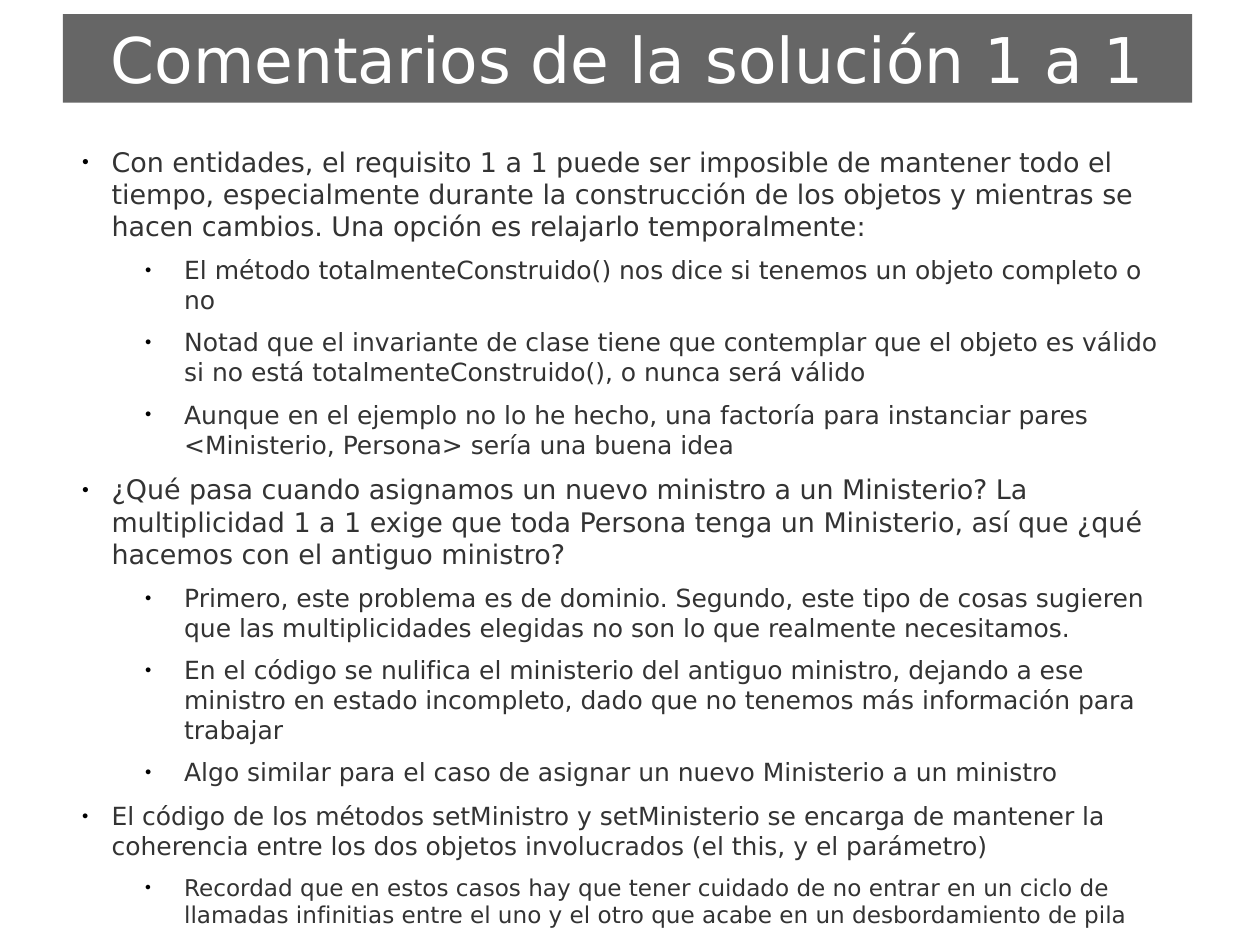
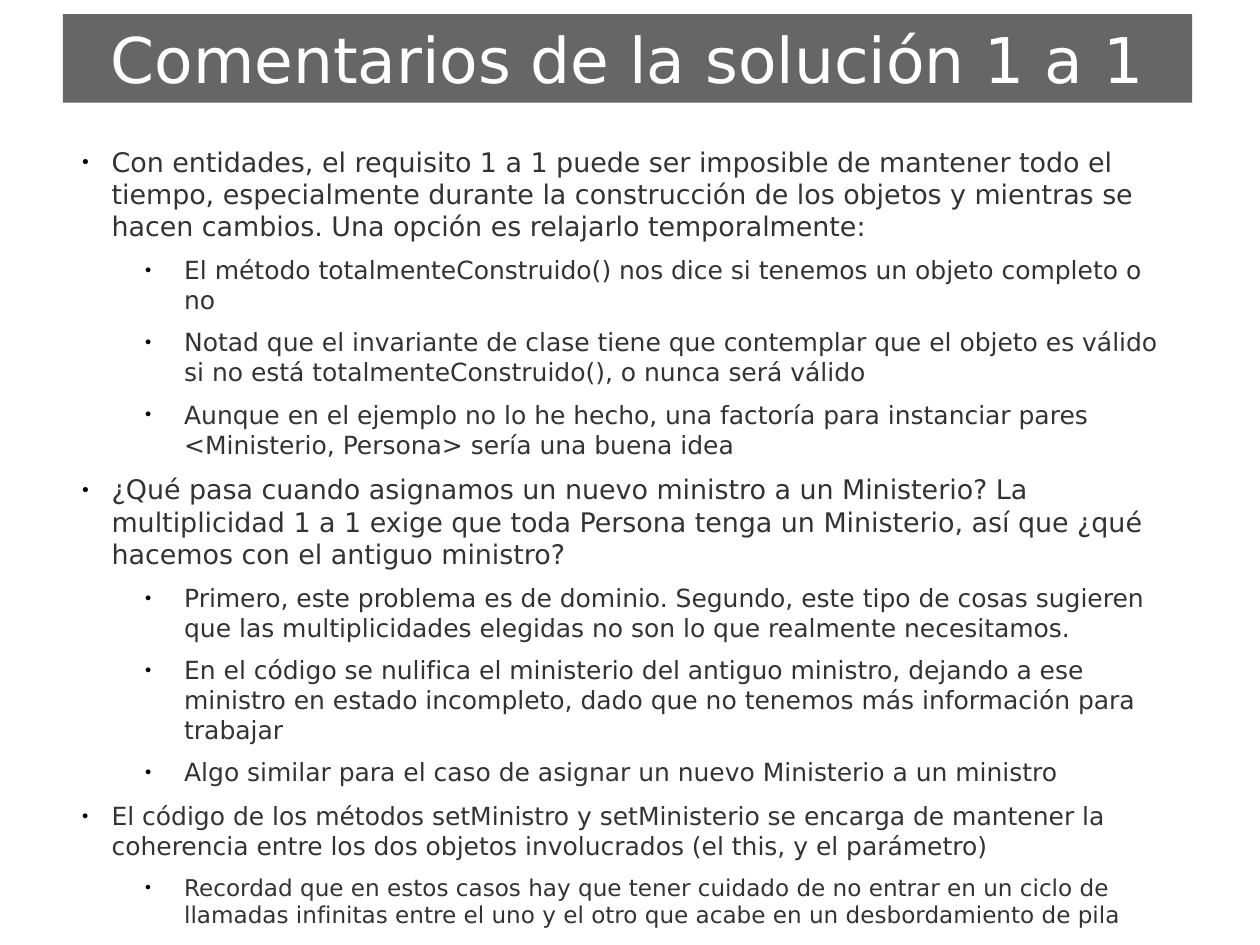
Before and after one commit to UNIZAR-30249-LabIS/ddd-slides, a slide deck: slide 65 of 8i_LabIS-D02-DomainDrivenDesign-Modelo de dominio en software.odp. Drawn at 1260x945 pixels with LibreOffice and Linux fonts; fonts in the diff are those of the drawing; background and template pictures are left out. Boxes give left, top, right and bottom in pixels: in the first picture for what was removed or moved away, otherwise in the second. Text is boxed around its words. In the diff, an @@ line names an element or a change of style, - is before the commit and + after.

```diff
--- a/8i_LabIS-D02-DomainDrivenDesign-Modelo de dominio en software.odp
+++ b/8i_LabIS-D02-DomainDrivenDesign-Modelo de dominio en software.odp
@@ text at (17, 882, 560, 922): text changed @@
-Salvo que se indique lo contrario, este trabajo es © 21/04/2019 Rubén Béjar http://www.rubenbejar.com
+Salvo que se indique lo contrario, este trabajo es © 19/02/2022 Rubén Béjar http://www.rubenbejar.com
@@ text at (184, 878, 1120, 928): text changed @@
-  ● Recordad que en estos casos hay que tener cuidado de no entrar en un ciclo de llamadas infinitias entre el uno y el otro que acabe en un desbordamiento de pila
+  ● Recordad que en estos casos hay que tener cuidado de no entrar en un ciclo de llamadas infinitas entre el uno y el otro que acabe en un desbordamiento de pila
```
Also in this commit, not shown: 65 other slides changed, 3 other files.
